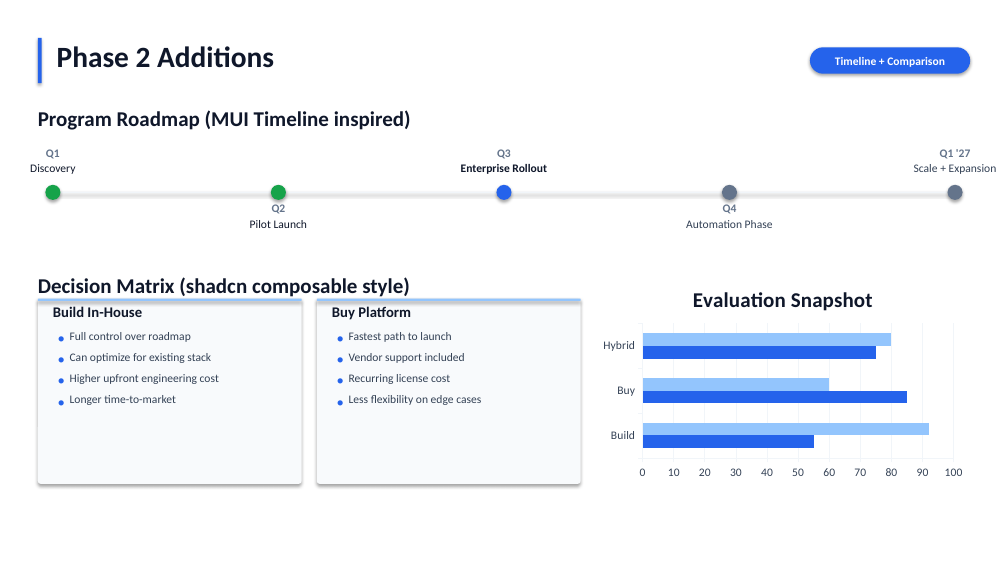
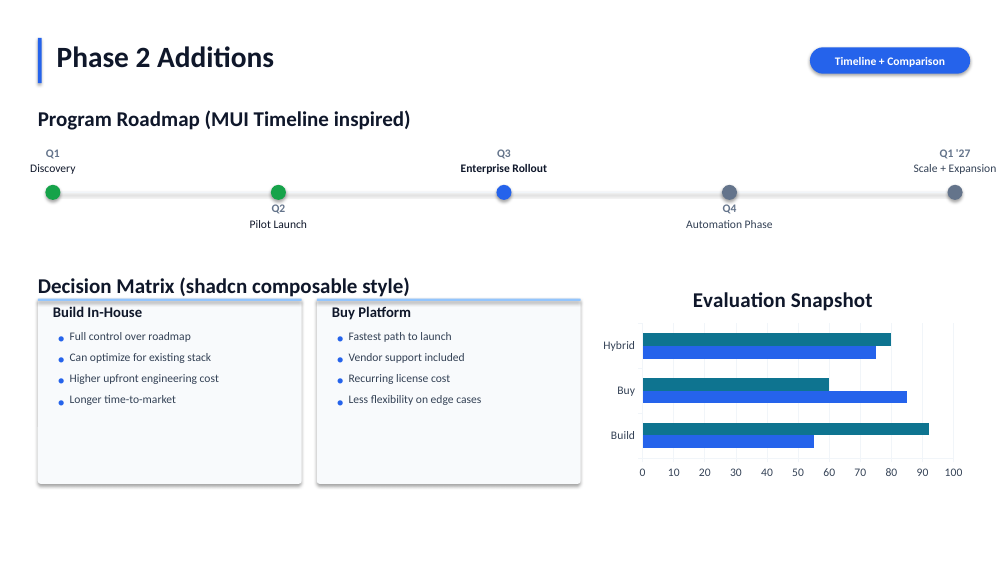
Before and after one commit to lhuasheng/PowerpointComponents, a slide deck: slide 12 of examples/demo_light.pptx. Drawn at 1008x567 pixels with LibreOffice and Linux fonts; fonts in the diff are those of the drawing. Boxes give left, top, right and bottom in pixels: in the first picture for what was removed or moved away, otherwise in the second. Text is boxed around its words. In the diff, an @@ line names an element or a change of style, - is before the commit and + after.

```diff
--- a/examples/demo_light.pptx
+++ b/examples/demo_light.pptx
@@ bar chart at [596, 272, 970, 484] @@
@@ colour of Series 2 #93C5FD to #0E7490 @@
```
Also in this commit, not shown: 3 other slides changed, 59 other files.
